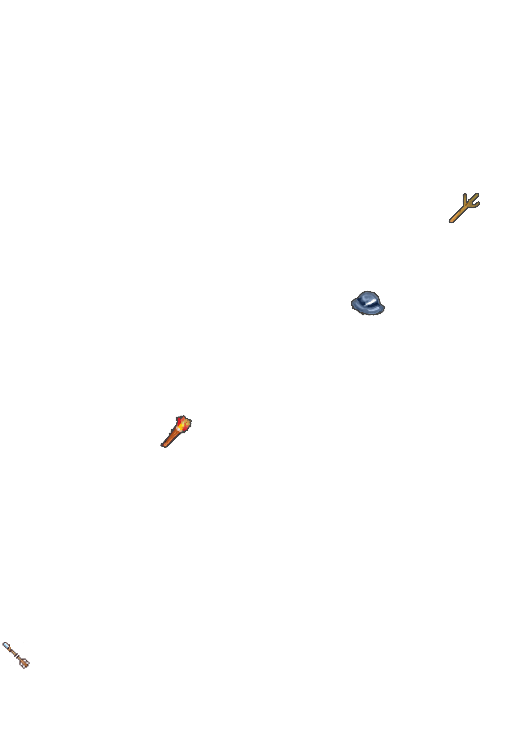
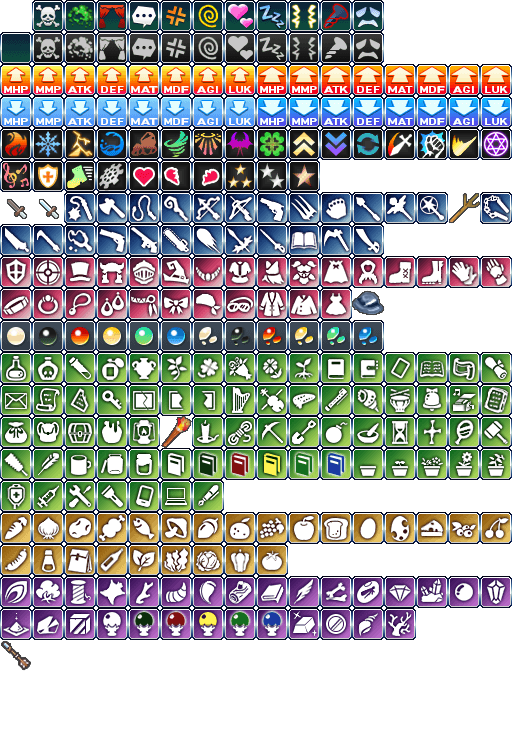
The second (512, 736) image is a revision of the first. Changes to its layers:
added layer "Short Sword" above "Rusty Sword" over box(40, 200, 58, 218)
added layer "Rusty Sword" above "Arrow" over box(8, 200, 26, 218)
painted on "Arrow" over box(10, 642, 24, 666)
painted on "Hoa's Hat" over box(352, 292, 385, 315)
painted on "Torch" over box(161, 416, 191, 447)
showed "Layer 1", painted on it over box(0, 0, 512, 640)
